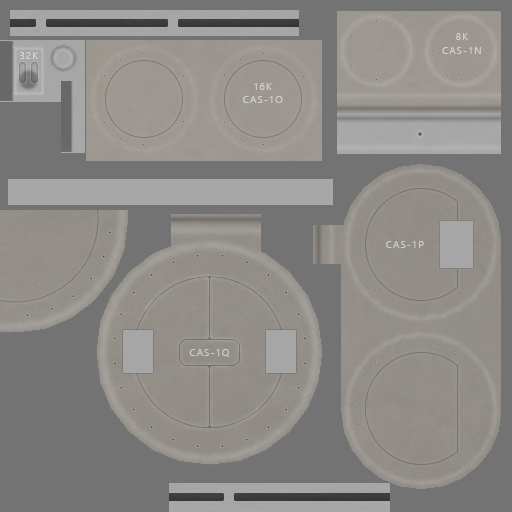
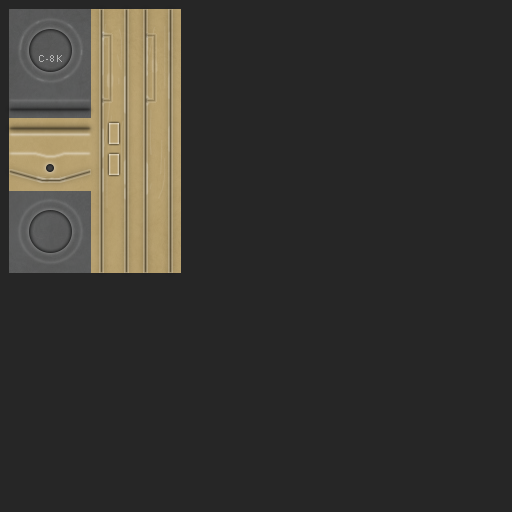
Layer changes from the first 512×512 image to the second:
removed layer "Cap High" (1st of 2) over (0, 210, 324, 467)
removed layer "Cap Botls 1" (was 50%) over (113, 254, 307, 448)
removed layer "Wear" (1st of 4) (was 20%) over (0, 210, 322, 464)
removed group "Control_P" (18 layers) over (0, 40, 502, 512)
renamed "b" to "o", hid it, painted on it over (0, 10, 501, 512)
renamed "CAS-1N" to "bolts 1", opacity 50% → 100%, moved it out of group "Control_N", painted on it, masked it over (46, 47, 481, 172)
removed layer "Cap Bolts 1" (was 50%) from group "Control_P" over (355, 178, 488, 474)
removed layer "Cap High" (2nd of 2, in "Control_P") (was 50%) from group "Control_P" over (326, 164, 502, 489)
removed layer "Wear" (2nd of 4, in "Control_P") (was 20%) from group "Control_P" over (0, 40, 501, 512)
removed group "Control_O" (8 layers) over (86, 10, 322, 161)
removed layer "Body High 1" (1st of 2, in "Control_O") (was 30%) from group "Control_O" over (87, 42, 321, 156)
removed layer "Wear" (3rd of 4, in "Control_O") (was 20%) from group "Control_O" over (86, 10, 322, 161)
removed group "Control_N" (8 layers) over (10, 10, 501, 154)
added group "body" (1st of 2) (40%) with 3 layers above "body grime 2" over (9, 9, 173, 273)
renamed "Body Bolt 2" to "body", opacity 50% → 100%, moved it into group "body", painted on it over (10, 10, 492, 272)
added layer "body high" (50%) in group "body" over (9, 9, 173, 273)
added layer "body grime 2" (10%) above "body grime 1" over (24, 21, 166, 258)
added layer "body grime 1" (20%) above "wear" over (1, 1, 181, 281)
renamed "Body High 1" to "wear", opacity 50% → 20%, moved it out of group "Control_N", painted on it over (9, 9, 501, 273)
removed layer "Wear" (4th of 4, in "Control_N") (was 20%) from group "Control_N" over (10, 10, 501, 154)
added layer "b" above "back" over (9, 9, 181, 273)
painted on "back" over (0, 0, 512, 512)
…and 39 more changes (5 added, 4 mask, 3 opacity, 6 painted, 28 removed, 6 renamed, 6 stack)
